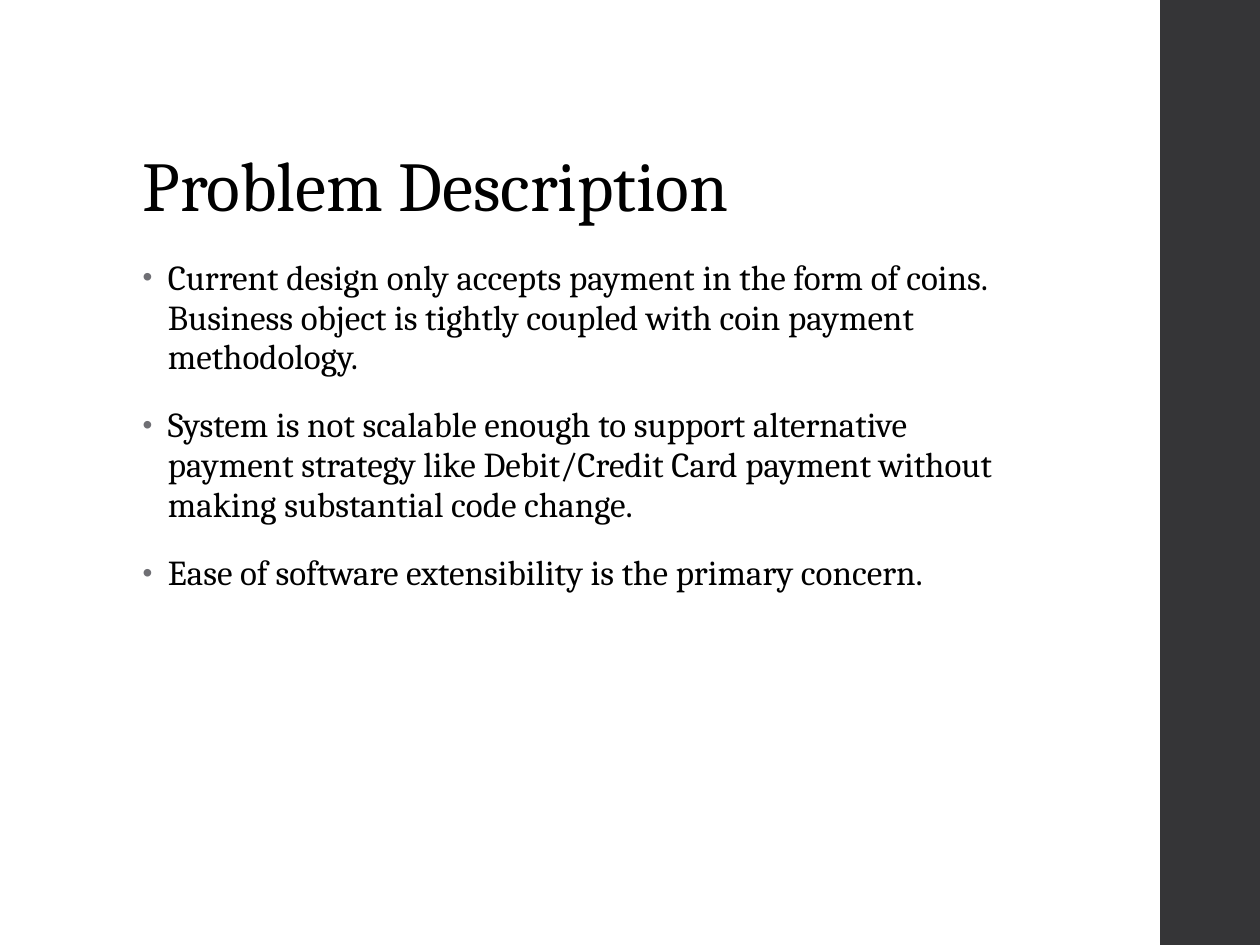
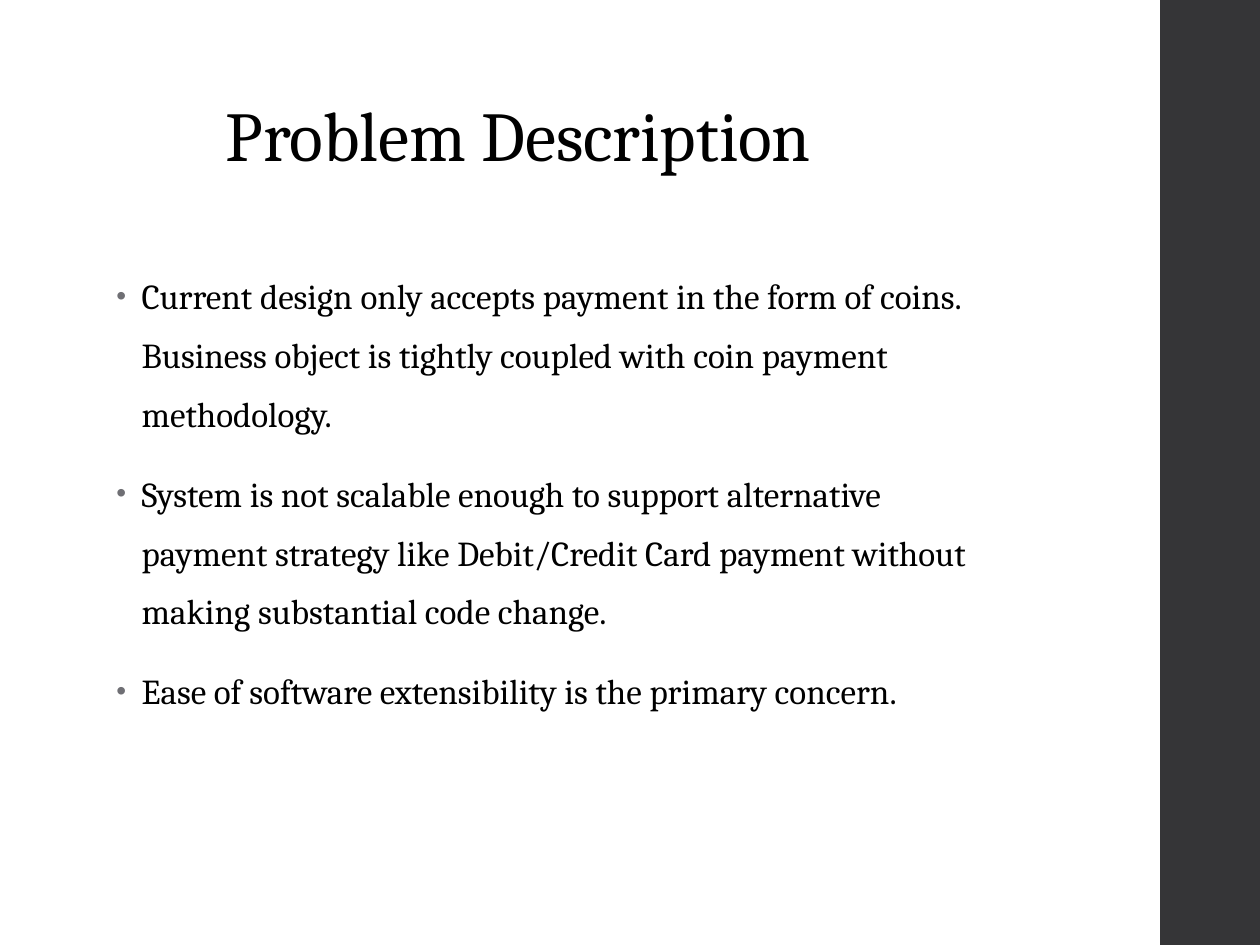
Before and after one commit to chenghao1983/VMCS_CA_PT4, a slide deck: slide 2 of PT4- Presentation - 01-09-2016.ppt. Drawn at 1260x945 pixels with LibreOffice and Linux fonts; fonts in the diff are those of the drawing. Boxes give left, top, right and bottom in pixels: in the first picture for what was removed or moved away, otherwise in the second. Text is boxed around its words. In the diff, an @@ line names an element or a change of style, - is before the commit and + after.

Commit message:
- updated layout

```diff
--- a/PT4- Presentation - 01-09-2016.ppt
+++ b/PT4- Presentation - 01-09-2016.ppt
@@ title "Problem Description": place and size @@
-title "Problem Description" at (143,162,728,226)
+title "Problem Description" at (226,112,811,176)
@@ text "Current design only accepts payment ...": place and size @@
-text "Current design only accepts payment ..." at (168,265,992,593)
+text "Current design only accepts payment ..." at (142,284,966,712)
@@ text "Current design only accepts payment ..." at (142,284,966,712): line spacing 0.95 to 1.4; less space between paragraphs @@
```
Also in this commit, not shown: 9 other slides changed, 1 slide added, 1 slide removed.
